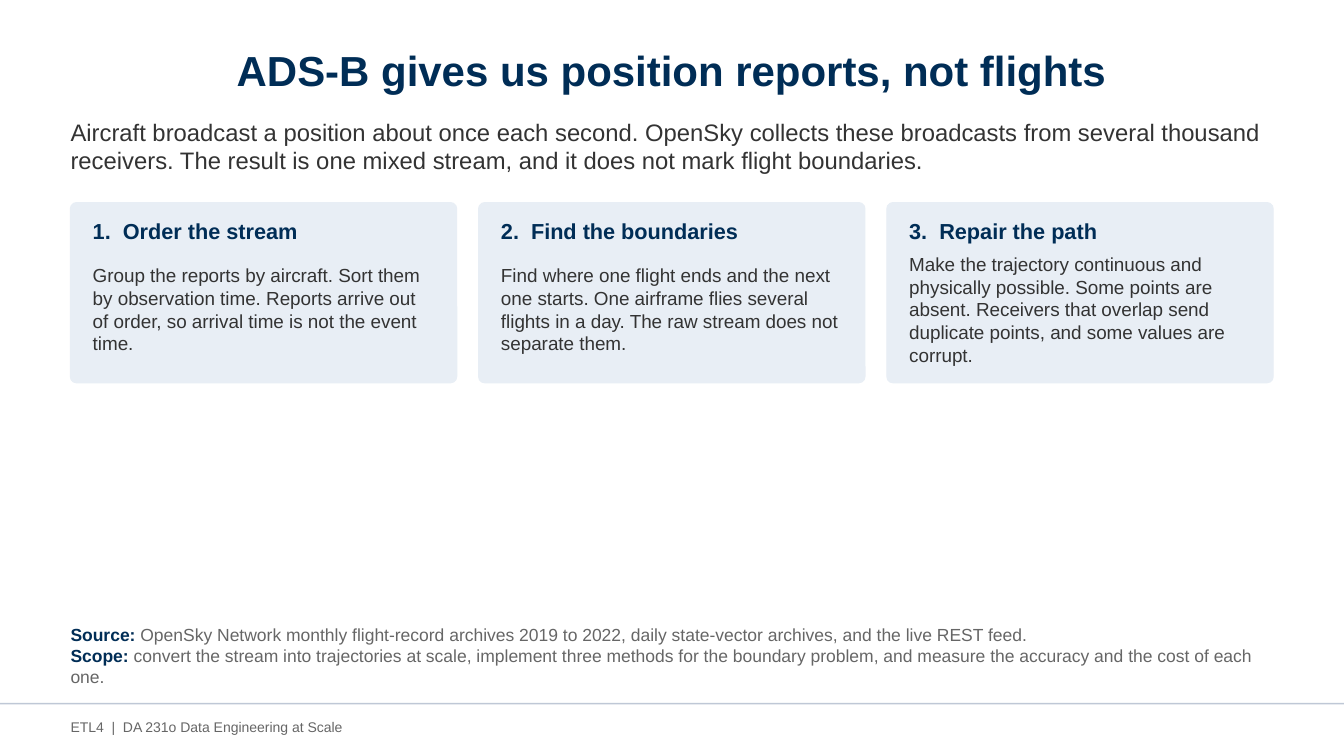
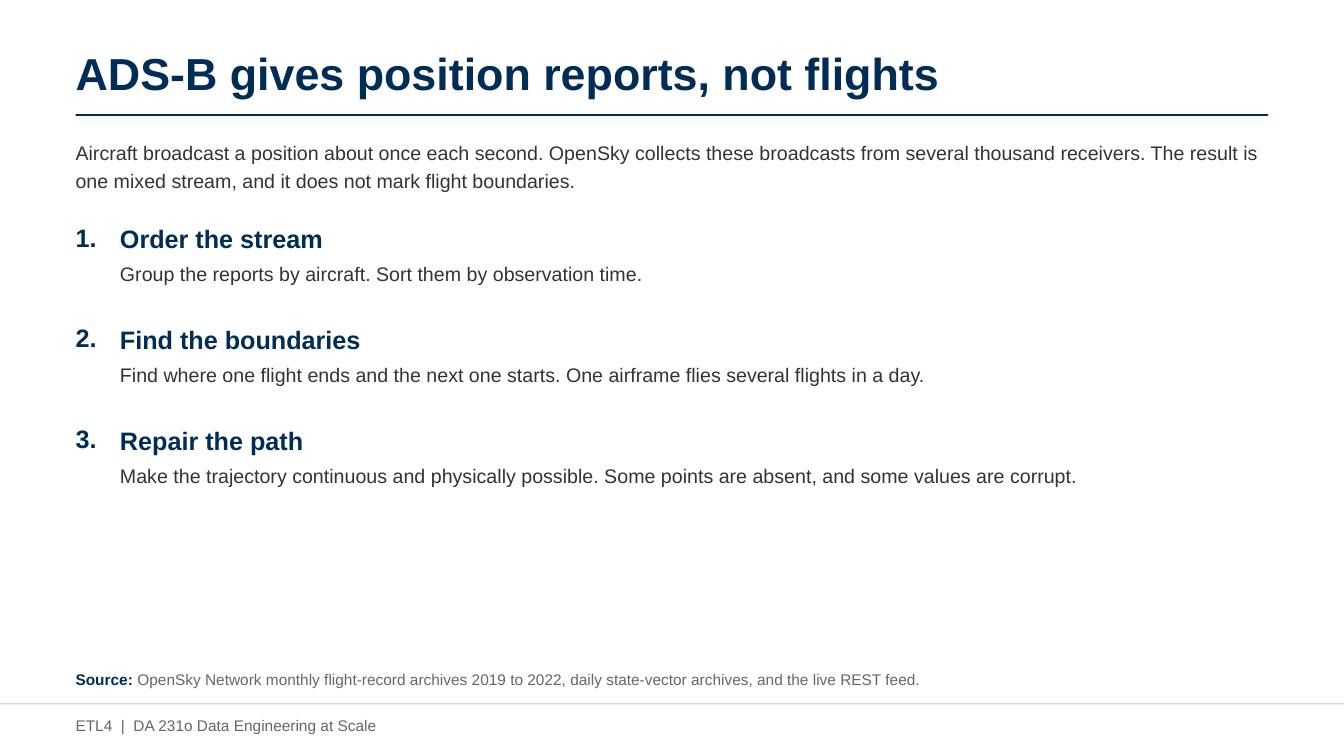
Before and after one commit to AvinashKompalli/Clean-Flight-Paths-from-Noisy-Aircraft-Data-at-Scale, a slide deck: slide 2 of etl4/docs/ETL4_Project_Presentation.pptx. Drawn at 1344x756 pixels with LibreOffice and Linux fonts; fonts in the diff are those of the drawing. Boxes give left, top, right and bottom in pixels: in the first picture for what was removed or moved away, otherwise in the second. Text is boxed around its words. In the diff, an @@ line names an element or a change of style, - is before the commit and + after.

```diff
--- a/etl4/docs/ETL4_Project_Presentation.pptx
+++ b/etl4/docs/ETL4_Project_Presentation.pptx
@@ title at box(76, 57, 938, 99): text changed; size 30 to 32 pt @@
-ADS-B gives us position reports, not flights
+ADS-B gives position reports, not flights
@@ line added from (76, 115) to (1268, 115), #002D56 1.25 pt @@
@@ text "Aircraft broadcast a position about ...": place and size @@
-text "Aircraft broadcast a position about ..." at box(71, 123, 1259, 174)
+text "Aircraft broadcast a position about ..." at box(76, 145, 1257, 192)
@@ text "Aircraft broadcast a position about ..." at box(76, 145, 1257, 192): size 17 to 14 pt; line spacing 1 to 1.18 @@
@@ rounded rectangle removed at box(71, 203, 457, 382) @@
@@ rounded rectangle removed at box(479, 203, 865, 382) @@
@@ rounded rectangle removed at box(887, 203, 1273, 382) @@
@@ text added at box(76, 229, 97, 247), 18 pt, text #002D56, bold @@
+1.
@@ text at box(120, 229, 323, 249): text changed; size 15.5 to 18 pt @@
-1. Order the stream
+Order the stream
@@ text at box(120, 266, 643, 285): text changed; size 13.5 to 14 pt @@
-Group the reports by aircraft. Sort them by observation time. Reports arrive out of order, so arrival time is not the event time.
+Group the reports by aircraft. Sort them by observation time.
@@ text added at box(76, 329, 97, 347), 18 pt, text #002D56, bold @@
+2.
@@ text at box(120, 330, 361, 350): text changed; size 15.5 to 18 pt @@
-2. Find the boundaries
+Find the boundaries
@@ text at box(120, 367, 925, 386): text changed; size 13.5 to 14 pt @@
-Find where one flight ends and the next one starts. One airframe flies several flights in a day. The raw stream does not separate them.
+Find where one flight ends and the next one starts. One airframe flies several flights in a day.
@@ text at box(76, 430, 97, 449): text changed; size 15.5 to 18 pt @@
-3. Repair the path
+3.
@@ text added at box(120, 431, 303, 455), 18 pt, text #002D56, bold @@
+Repair the path
@@ text at box(120, 468, 1076, 487): text changed; size 13.5 to 14 pt @@
-Make the trajectory continuous and physically possible. Some points are absent. Receivers that overlap send duplicate points, and some values are corrupt.
+Make the trajectory continuous and physically possible. Some points are absent, and some values are corrupt.
@@ text at box(71, 649, 1252, 683): paragraph removed @@
-Scope: convert the stream into trajectories at scale, implement three methods for the boundary problem, and measure the accuracy and the cost of each one.
@@ text "Source: OpenSky Network monthly flight-record ...": place and size @@
-text "Source: OpenSky Network monthly flight-record ..." at box(71, 628, 1252, 683)
+text "Source: OpenSky Network monthly flight-record ..." at box(76, 674, 919, 688)
@@ text "Source: OpenSky Network monthly flight-record ..." at box(76, 674, 919, 688): size 12.5 to 11 pt; line spacing 1 to 1.22 @@
@@ line (0, 704) - (1344, 704): stroke #BFC8D6 1 pt to #D4DAE2 1 pt @@
@@ text "ETL4 | DA 231o Data ..." at box(76, 720, 377, 734): size 10 to 11 pt @@
```
Also in this commit, not shown: 19 other slides changed, 4 slides added, 1 other file.
